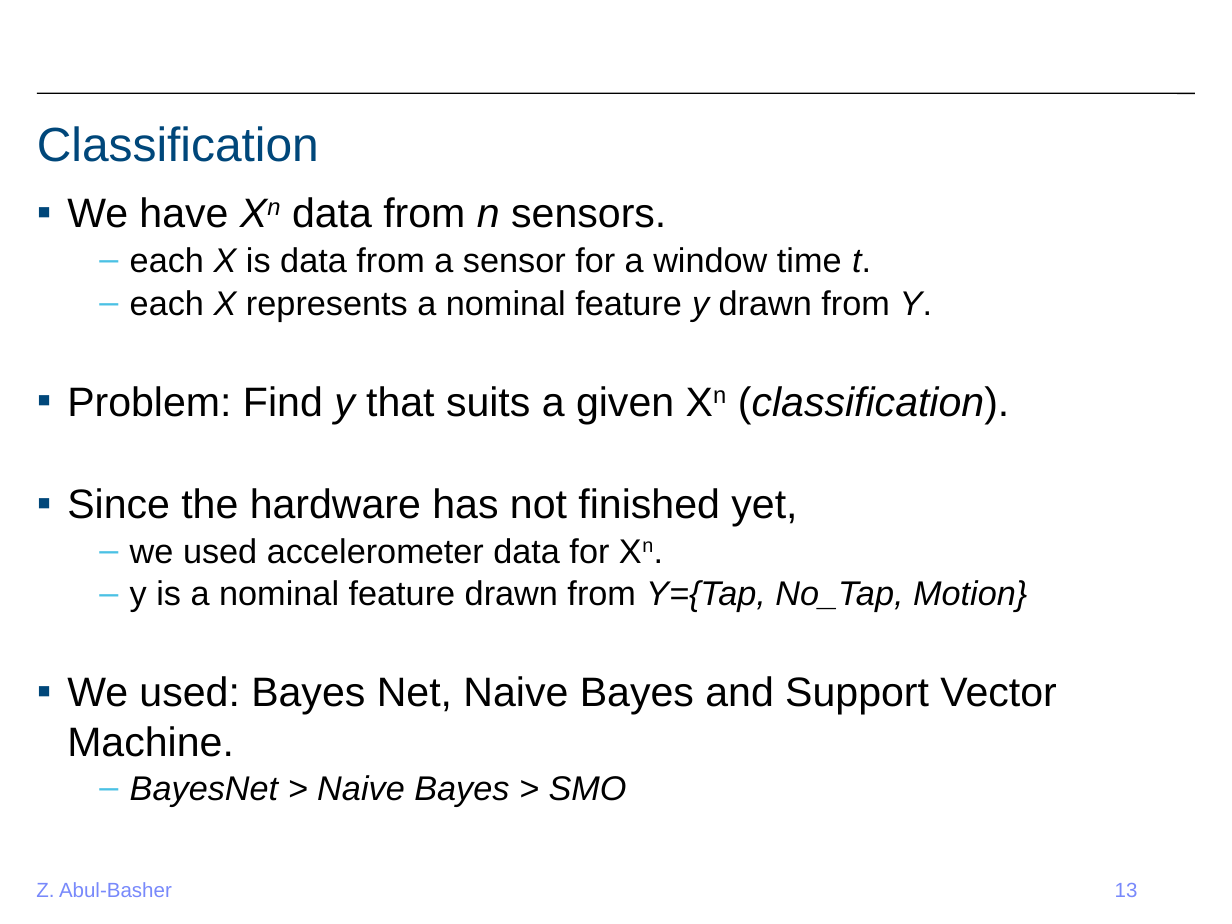
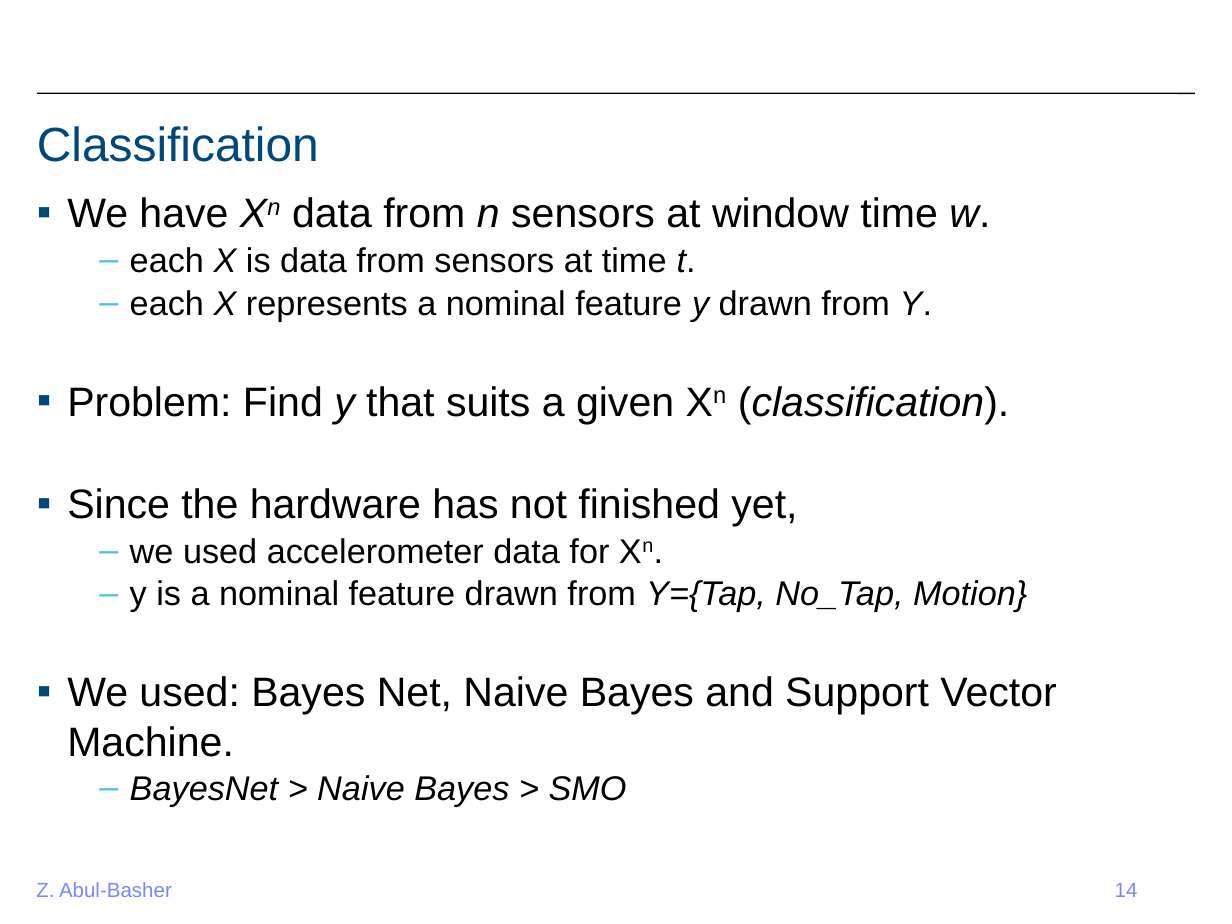
Before and after one commit to ahbuntu/Project_Reach, a slide deck: slide 14 of Reports/Final Project/Project Presentation.pptx (slide 13 before the commit). Drawn at 1232x924 pixels with LibreOffice and Linux fonts; fonts in the diff are those of the drawing; background and template pictures are left out. Boxes give left, top, right and bottom in pixels: in the first picture for what was removed or moved away, otherwise in the second. Text is boxed around its words. In the diff, an @@ line names an element or a change of style, - is before the commit and + after.

```diff
--- a/Reports/Final Project/Project Presentation.pptx
+++ b/Reports/Final Project/Project Presentation.pptx
@@ text at <box>67,197,990,273</box>: text changed; size 20 to 24 pt @@
-▪ We have Xn data from n sensors.
-  – each X is data from a sensor for a window time t.
+▪ We have Xn data from n sensors at window time w.
+  – each X is data from sensors at time t.
@@ page number at <box>1115,883,1138,897</box>: text changed @@
-13
+14
```
Also in this commit, not shown: 1 other slide changed, 1 slide added, 16 other files.
